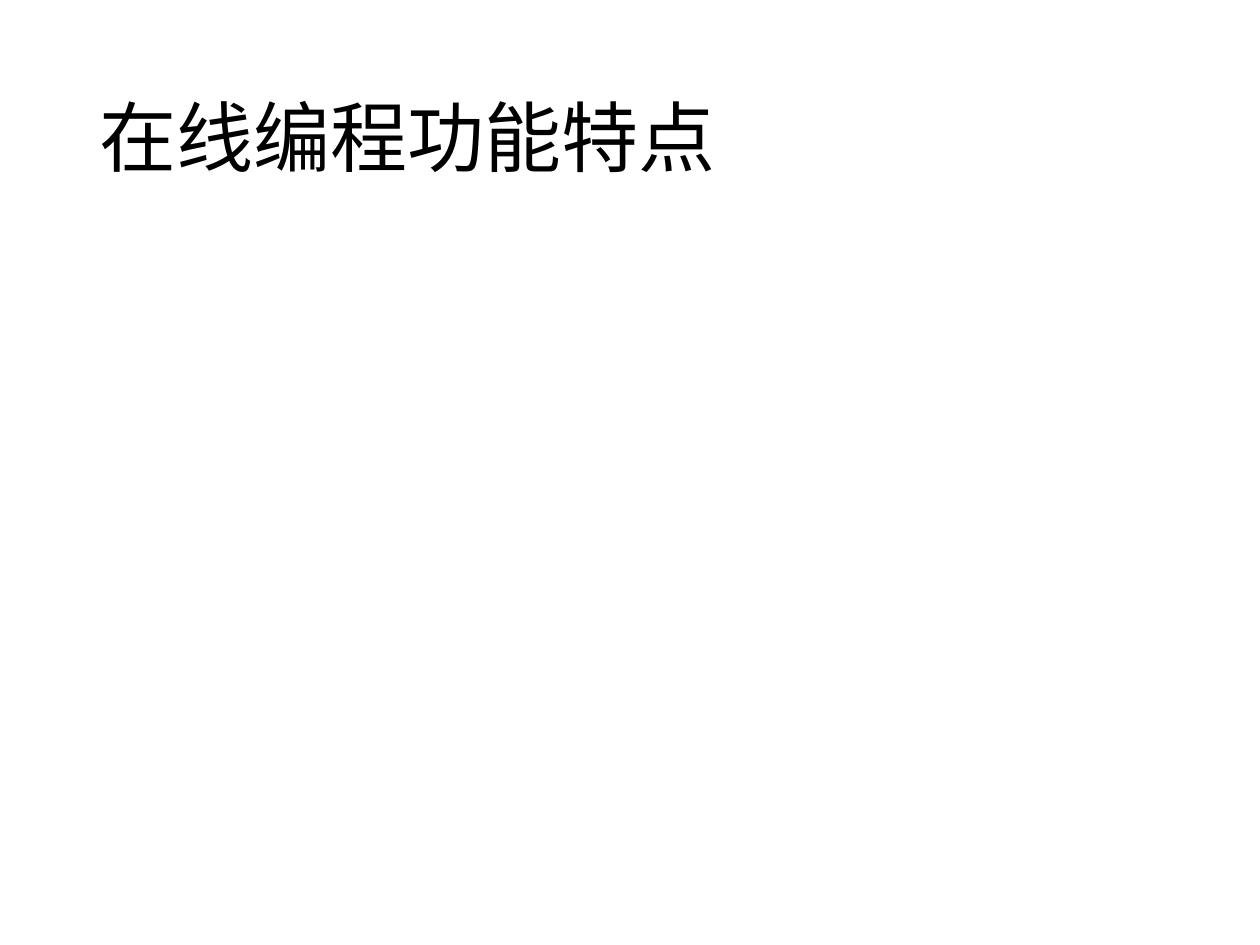
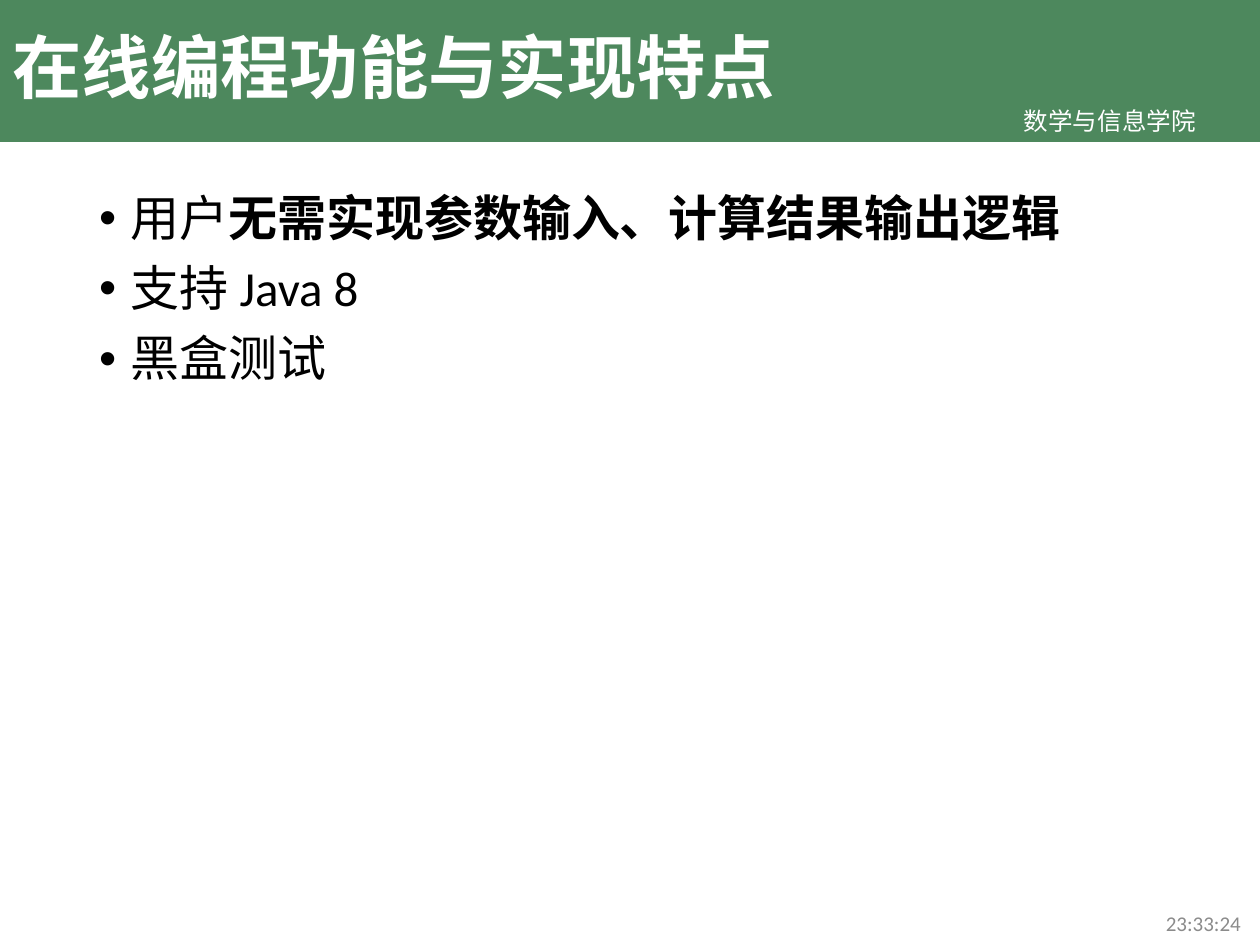
Before and after one commit to TeslaCN/graduation, a slide deck: slide 8 of 基于Scrapy框架的计算机专业学习资源网站_吴伟杰.pptx (slide 6 before the commit). Drawn at 1260x945 pixels with LibreOffice and Linux fonts; fonts in the diff are those of the drawing; background and template pictures are left out. Boxes give left, top, right and bottom in pixels: in the first picture for what was removed or moved away, otherwise in the second. Text is boxed around its words. In the diff, an @@ line names an element or a change of style, - is before the commit and + after.

```diff
--- a/基于Scrapy框架的计算机专业学习资源网站_吴伟杰.pptx
+++ b/基于Scrapy框架的计算机专业学习资源网站_吴伟杰.pptx
@@ rectangle added at bbox=[0, 0, 1260, 142], fill #4D885D @@
@@ title at bbox=[13, 33, 775, 100]: text changed; size 44 to 39.6 pt; text colour #000000 to #FFFFFF; bold on @@
-在线编程功能特点
+在线编程功能与实现特点
@@ text added at bbox=[1024, 109, 1196, 132], 14 pt, text #FFFFFF @@
+数学与信息学院
@@ text added at bbox=[131, 194, 1061, 380], 28 pt, text #000000, bold @@
+• 用户无需实现参数输入、计算结果输出逻辑
+• 支持 Java 8
+• 黑盒测试
@@ text added at bbox=[1166, 917, 1241, 931], 12 pt, text #8C8C8C @@
+23:33:24
```
Also in this commit, not shown: 4 other slides changed, 5 slides added, 3 slides removed.
